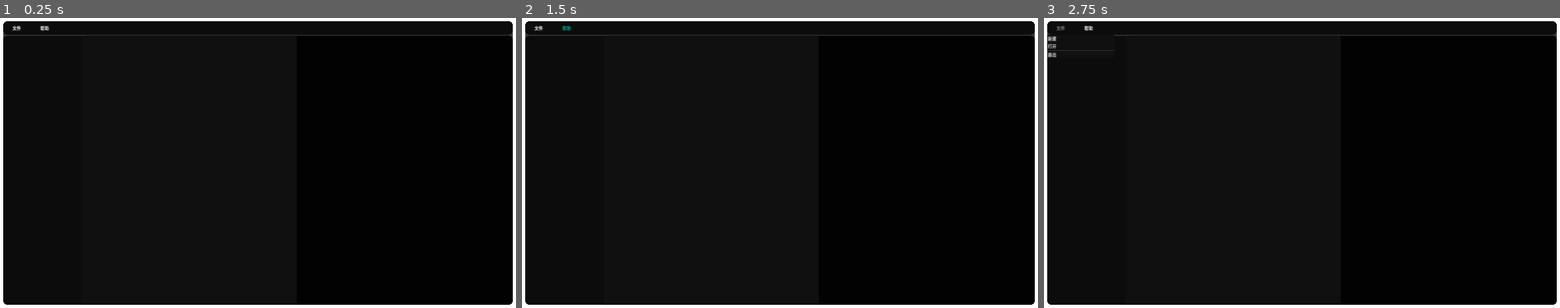
Above: before the commit, frames 1-3 (left to right).
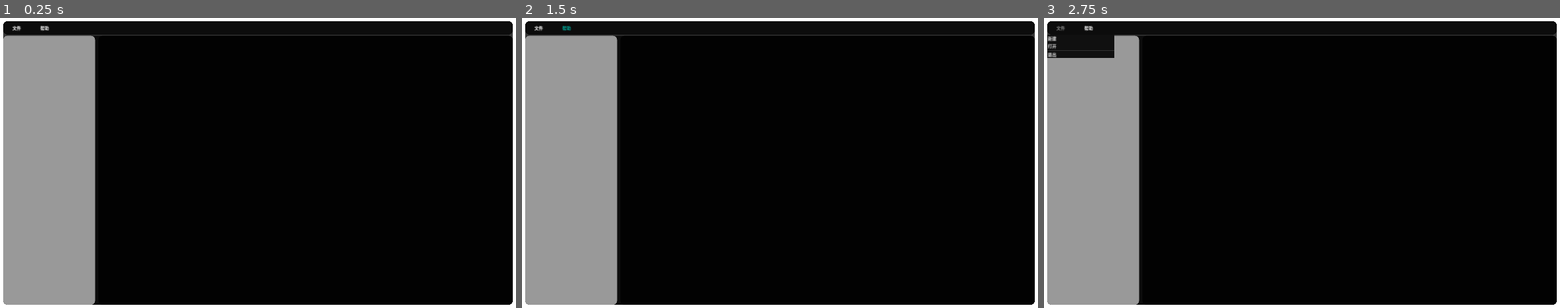
Above: after the commit, the same moments.

Repository: MRluUnity/Deer-s-Markdown-Tool
Game: Godot game, scene res://scenes/main.tscn
Two runs of this game, one before a commit and one after it. Both use one fixed random seed, a clock stepped at 60 frames per second and the inputs below.
Inputs:
- Up to frame 1 (0.25 s): no input
- Up to frame 2 (1.5 s): click "文件" at 0.5 s; click "帮助" at 1.25 s
- Up to frame 3 (2.75 s): click "文件" at 2 s

The runs differ from the first frame. In frame 1, 17% of the frame differs, in the area x 0-19%, y 6-99%; in frame 2, 17%; in frame 3, 16%.

Commit message:
添加分割线语法

Diff:
--- a/scenes/context_panel_container.gd
+++ b/scenes/context_panel_container.gd
@@ -45,7 +45,7 @@
 # TODO 内容UI ===============>信号链接方法<===============
 #region 信号链接方法
 # TODO_FUC 头部UI：帮助菜单按钮：文字编辑器：id_pressed信号
-func _on_text_edit_lines_edited_from(from_line: int, to_line: int) -> void:
+func _on_text_edit_lines_edited_from(_from_line: int, _to_line: int) -> void:
 	var edit_texts : PackedStringArray = text_edit.text.split("\n")
 	var title_level : int = 0
 
@@ -54,17 +54,22 @@
 
 	for edit_text in edit_texts:
 		var chars : Array = edit_text.split("")
-		var texture_label : RichTextLabel = create_rich_text_label()
+		if chars.size() == 3 and chars[0] == "-" and chars[1] == "-" and chars[2] == "-":
+			var line_rect : ColorRect = ColorRect.new()
+			line_rect.custom_minimum_size.y = 4
+			context_text.add_child(line_rect)
+		else:
+			var texture_label : RichTextLabel = create_rich_text_label()
 
-		title_level = process_title(chars, texture_label)
+			title_level = process_title(chars, texture_label)
 
-		chars = process_b_and_i(chars)
+			chars = process_b_and_i(chars)
 
-		for char in chars:
-			texture_label.text += char
+			for c in chars:
+				texture_label.text += c
 
-		texture_label.text = texture_label.text.erase(0, title_level)
-		context_text.add_child(texture_label)
+			texture_label.text = texture_label.text.erase(0, title_level)
+			context_text.add_child(texture_label)
 #endregion
 
 # TODO 内容UI ===============>工具方法<===============
@@ -75,32 +80,33 @@
 	texture_label.selection_enabled = true
 	texture_label.fit_content = true
 	texture_label.bbcode_enabled = true
+	set_font_size(24, texture_label)
 	return texture_label
 
 # TODO_FUC 内容UI：设置字体大小
-func set_font_size(size : int, texture_label : RichTextLabel) -> void:
-	texture_label.add_theme_font_size_override("normal_font_size", size)
-	texture_label.add_theme_font_size_override("bold_font_size", size)
-	texture_label.add_theme_font_size_override("italics_font_size", size)
-	texture_label.add_theme_font_size_override("bold_italics_font_size", size)
+func set_font_size(font_size : int, texture_label : RichTextLabel) -> void:
+	texture_label.add_theme_font_size_override("normal_font_size", font_size)
+	texture_label.add_theme_font_size_override("bold_font_size", font_size)
+	texture_label.add_theme_font_size_override("italics_font_size", font_size)
+	texture_label.add_theme_font_size_override("bold_italics_font_size", font_size)
 
 # TODO_FUC 内容UI：标题语法处理
 func process_title(chars : Array, texture_label : RichTextLabel) -> int:
 	match chars:
 		["#", "#", "#", "#", "#", " ", ..]:
-			set_font_size(24, texture_label)
+			set_font_size(32, texture_label)
 			return 6
 		["#", "#", "#", "#", " ",..]:
-			set_font_size(36, texture_label)
+			set_font_size(40, texture_label)
 			return 5
 		["#", "#", "#", " ",..]:
 			set_font_size(48, texture_label)
 			return 4
 		["#", "#", " ", ..]:
-			set_font_size(60, texture_label)
+			set_font_size(56, texture_label)
 			return 3
 		["#", " ", ..]:
-			set_font_size(72, texture_label)
+			set_font_size(64, texture_label)
 			return 2
 	return 0
 
--- a/scenes/main.tscn
+++ b/scenes/main.tscn
@@ -6,6 +6,12 @@
 
 [sub_resource type="StyleBoxFlat" id="StyleBoxFlat_mmuo8"]
 bg_color = Color(1, 1, 1, 1)
+
+[sub_resource type="StyleBoxFlat" id="StyleBoxFlat_awym6"]
+corner_radius_top_left = 16
+corner_radius_top_right = 16
+corner_radius_bottom_right = 16
+corner_radius_bottom_left = 16
 
 [node name="Main" type="Node2D"]
 script = ExtResource("1_4k8lh")
@@ -93,10 +99,13 @@
 
 [node name="HSplitContainer" type="HSplitContainer" parent="UI/PanelContainer/MarginContainer/PanelContainer/MainLayoutContainer/MainPanelContainer/MarginContainer"]
 layout_mode = 2
+split_offset = -600
 
 [node name="SliderPanelContainer" type="PanelContainer" parent="UI/PanelContainer/MarginContainer/PanelContainer/MainLayoutContainer/MainPanelContainer/MarginContainer/HSplitContainer"]
+custom_minimum_size = Vector2(300, 0)
 layout_mode = 2
-size_flags_horizontal = 2
+size_flags_horizontal = 3
+theme_override_styles/panel = SubResource("StyleBoxFlat_awym6")
 
 [node name="ContextPanelContainer" type="PanelContainer" parent="UI/PanelContainer/MarginContainer/PanelContainer/MainLayoutContainer/MainPanelContainer/MarginContainer/HSplitContainer"]
 layout_mode = 2
@@ -107,18 +116,21 @@
 layout_mode = 2
 
 [node name="HBoxContainer" type="HBoxContainer" parent="UI/PanelContainer/MarginContainer/PanelContainer/MainLayoutContainer/MainPanelContainer/MarginContainer/HSplitContainer/ContextPanelContainer/MarginContainer"]
+visible = false
 layout_mode = 2
 
 [node name="TextEdit" type="TextEdit" parent="UI/PanelContainer/MarginContainer/PanelContainer/MainLayoutContainer/MainPanelContainer/MarginContainer/HSplitContainer/ContextPanelContainer/MarginContainer/HBoxContainer"]
 unique_name_in_owner = true
-custom_minimum_size = Vector2(800, 0)
+custom_minimum_size = Vector2(500, 0)
 layout_mode = 2
+size_flags_horizontal = 3
 theme_override_font_sizes/font_size = 24
 
 [node name="ContextText" type="VBoxContainer" parent="UI/PanelContainer/MarginContainer/PanelContainer/MainLayoutContainer/MainPanelContainer/MarginContainer/HSplitContainer/ContextPanelContainer/MarginContainer/HBoxContainer"]
 unique_name_in_owner = true
-custom_minimum_size = Vector2(800, 0)
+custom_minimum_size = Vector2(500, 0)
 layout_mode = 2
+size_flags_horizontal = 3
 
 [node name="UI_EX" type="CanvasLayer" parent="."]
 
Not shown: 1 places in scenes/main.tscn that only renumber resources
